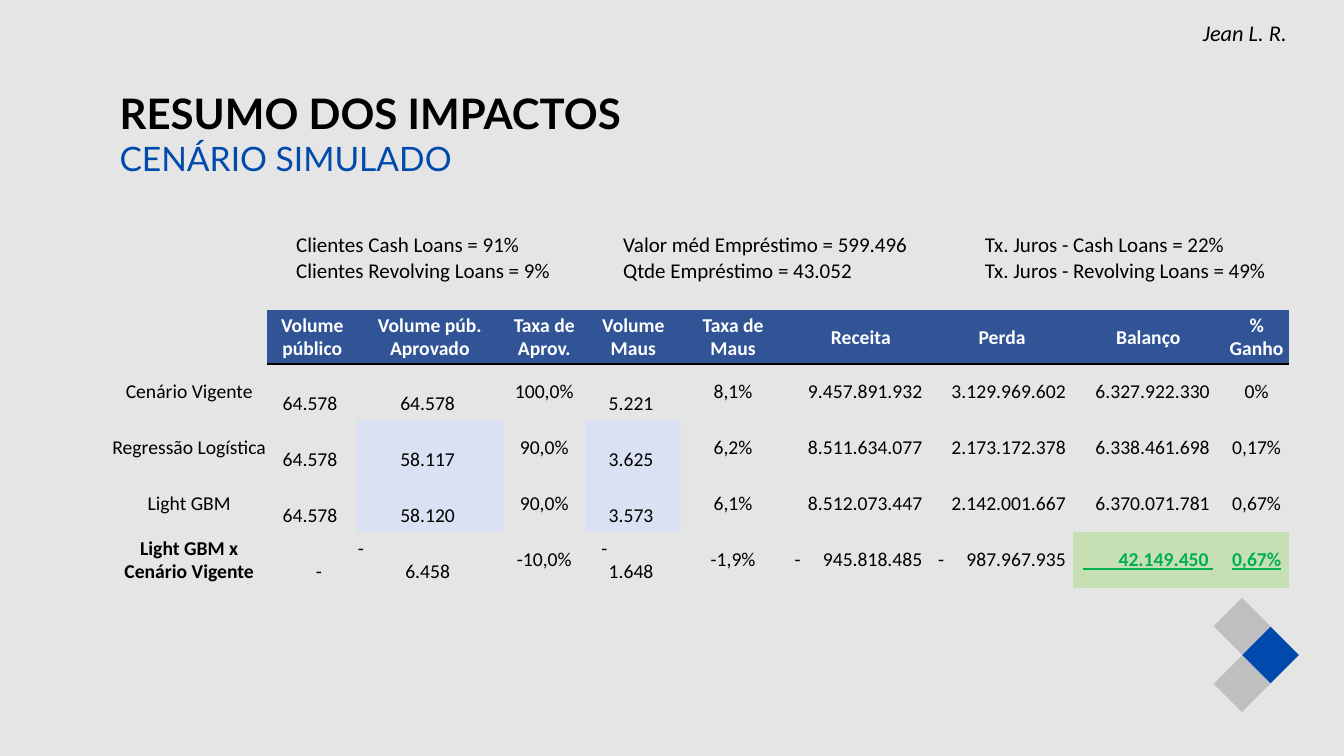
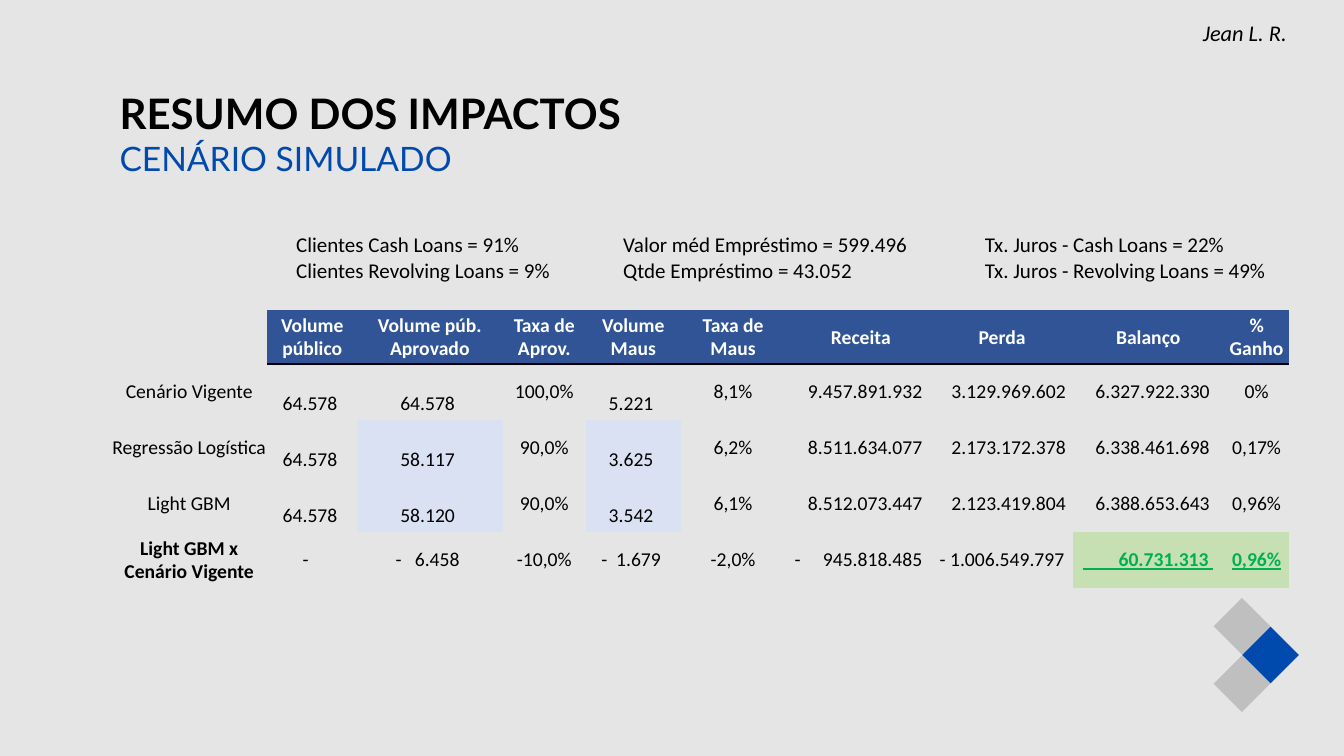
Before and after one commit to jeanlr/pod-bank-application, a slide deck: slide 17 of Projeto_Reducao_Inadimplencia_Pod_Bank.pptx. Drawn at 1344x756 pixels with LibreOffice and Linux fonts; fonts in the diff are those of the drawing. Boxes give left, top, right and bottom in pixels: in the first picture for what was removed or moved away, otherwise in the second. Text is boxed around its words. In the diff, an @@ line names an element or a change of style, - is before the commit and + after.

Commit message:
add ppt

```diff
--- a/Projeto_Reducao_Inadimplencia_Pod_Bank.pptx
+++ b/Projeto_Reducao_Inadimplencia_Pod_Bank.pptx
@@ table at (111, 311, 1289, 589) @@
-row 4: Light GBM | 64.578 | 58.120 | 90,0% | 3.573 | 6,1% | 8.512.073.447 | 2.142.001.667 | 6.370.071.781 | 0,67%
+row 4: Light GBM | 64.578 | 58.120 | 90,0% | 3.542 | 6,1% | 8.512.073.447 | 2.123.419.804 | 6.388.653.643 | 0,96%
-row 5: Light GBM x Cenário Vigente | - | - 6.458 | -10,0% | - 1.648 | -1,9% | - 945.818.485 | - 987.967.935 | 42.149.450 | 0,67%
+row 5: Light GBM x Cenário Vigente | - | - 6.458 | -10,0% | - 1.679 | -2,0% | - 945.818.485 | - 1.006.549.797 | 60.731.313 | 0,96%
```
Also in this commit, not shown: 7 other slides changed.
